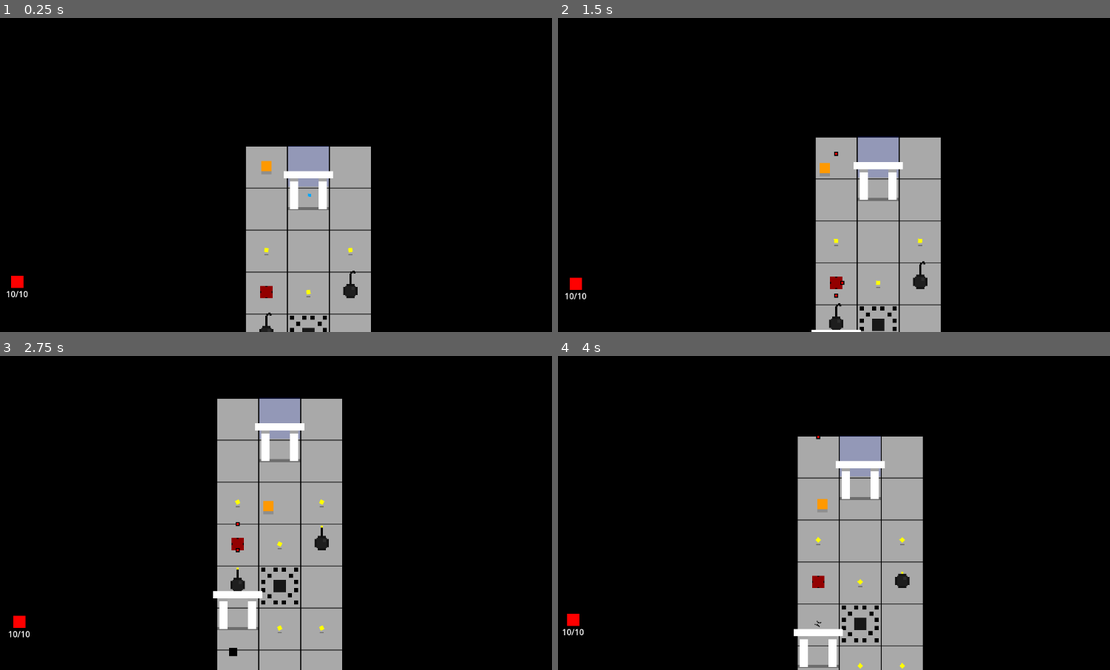
Above: before the commit, frames 1-4 (two rows, left to right).
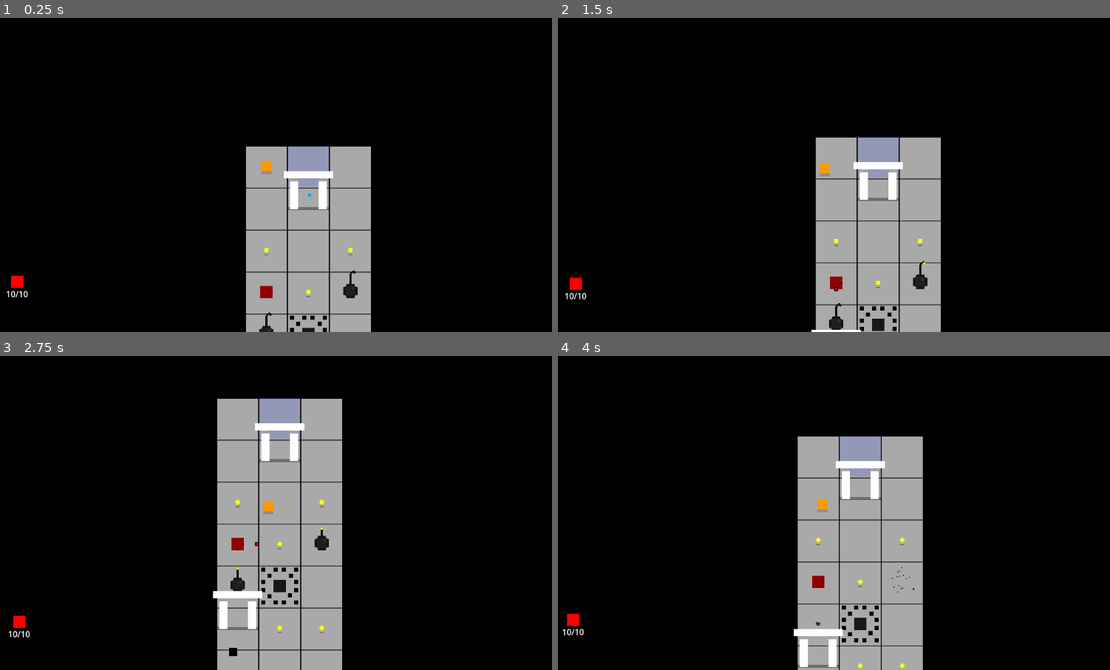
Above: after the commit, the same moments.

Repository: Textbookautist/thisthatandthose
Game: Godot game, scene res://scenes/main.tscn
The game is run twice, just before and just after one commit, with the same random seed, the same clock (stepped at 60 frames per second) and the same inputs. The project has no main scene, so this scene is started directly.
Inputs:
- Up to frame 1 (0.25 s): no input
- Up to frame 2 (1.5 s): tap Enter at 0.5 s; hold Right (ui_right) 0.53-1.28 s; hold A (a) 0.53-1.28 s; tap D (d) at 0.8, 1.35 s; tap Space (space) at 1.25 s; hold Down (ui_down) from 1.28 s (still down)
- Up to frame 3 (2.75 s): tap S (s) at 1.55 s; release Down (ui_down) at 2.03 s; hold Right (ui_right) from 2.03 s (still down); hold S (s) from 2.03 s (still down); tap W (w) at 2.3 s
- Up to frame 4 (4 s): release Right (ui_right) at 2.78 s; release S (s) at 2.78 s; hold Up (ui_up) 2.78-3.53 s; tap W (w) at 2.85 s; tap A (a) at 3.05 s; hold Left (ui_left) from 3.53 s (still down); hold A (a) from 3.53 s (still down); tap D (d) at 3.8 s

The runs differ from the first frame. In frame 1, less than 0.1% of the frame differs, in the area x 47-49%, y 85-88%; in frame 2, less than 0.1%; in frame 3, less than 0.1%; in frame 4, 0.1%, in the area x 46-65%, y 25-87%.

Commit message:
Feature: Added a spinnery thing and made it so it can be disabled via damage

Diff:
--- /dev/null
+++ b/scenes/spinner.tscn
@@ -0,0 +1,77 @@
+[gd_scene load_steps=5 format=3 uid="uid://baqivl7ewnyrp"]
+
+[ext_resource type="Script" uid="uid://dn3bn2bimcr5e" path="res://scripts/spinner.gd" id="1_i3bsr"]
+
+[sub_resource type="RectangleShape2D" id="RectangleShape2D_jkf07"]
+size = Vector2(30, 30)
+
+[sub_resource type="CircleShape2D" id="CircleShape2D_i3bsr"]
+radius = 2.0
+
+[sub_resource type="RectangleShape2D" id="RectangleShape2D_78gc6"]
+size = Vector2(28, 4)
+
+[node name="spinner" type="StaticBody2D"]
+z_index = 2
+z_as_relative = false
+script = ExtResource("1_i3bsr")
+
+[node name="ColorRect" type="ColorRect" parent="."]
+offset_left = -12.0
+offset_top = -12.0
+offset_right = 12.0
+offset_bottom = 12.0
+color = Color(0.16924527, 0.1692453, 0.16924527, 1)
+
+[node name="ColorRect" type="ColorRect" parent="ColorRect"]
+layout_mode = 0
+offset_left = 4.0
+offset_top = 4.0
+offset_right = 20.0
+offset_bottom = 20.0
+color = Color(0.26293245, 0.26293245, 0.26293245, 1)
+
+[node name="CollisionShape2D" type="CollisionShape2D" parent="."]
+shape = SubResource("RectangleShape2D_jkf07")
+
+[node name="spinner" type="Node2D" parent="."]
+
+[node name="spinner1" type="Node2D" parent="spinner"]
+
+[node name="leftSpinner" type="ColorRect" parent="spinner/spinner1"]
+offset_top = -2.0
+offset_right = 30.0
+offset_bottom = 2.0
+color = Color(0.29586652, 0.2958665, 0.2958665, 1)
+
+[node name="ColorRect" type="ColorRect" parent="spinner/spinner1/leftSpinner"]
+z_index = -1
+layout_mode = 0
+offset_left = 28.0
+offset_top = -3.0
+offset_right = 40.0
+offset_bottom = 1.0
+color = Color(0.14044744, 0.14044744, 0.14044744, 1)
+
+[node name="ColorRect" type="ColorRect" parent="spinner/spinner1/leftSpinner/ColorRect"]
+z_index = -1
+layout_mode = 0
+offset_left = -13.0
+offset_right = -1.0
+offset_bottom = 4.0
+color = Color(0.14044744, 0.14044744, 0.14044744, 1)
+
+[node name="RigidBody2D" type="RigidBody2D" parent="spinner/spinner1"]
+position = Vector2(46, 0)
+
+[node name="CollisionShape2D" type="CollisionShape2D" parent="spinner/spinner1/RigidBody2D"]
+position = Vector2(-19, 0)
+shape = SubResource("CircleShape2D_i3bsr")
+
+[node name="damager" type="Area2D" parent="spinner/spinner1"]
+
+[node name="CollisionShape2D" type="CollisionShape2D" parent="spinner/spinner1/damager"]
+position = Vector2(21, -2)
+shape = SubResource("RectangleShape2D_78gc6")
+
+[connection signal="body_entered" from="spinner/spinner1/damager" to="." method="_on_damager_body_entered"]
--- a/scripts/bomb.gd
+++ b/scripts/bomb.gd
@@ -34,6 +34,10 @@
 		if t.is_in_group("bomb"):
 			if t.phase == 0:
 				t.trigger()
+		if t.is_in_group("hazard"):
+			if "active" in t:
+				if t.active:
+					t.toggle()
 	queue_free()
 
 func _on_boomtimer_timeout():
--- a/scripts/cannon.gd
+++ b/scripts/cannon.gd
@@ -12,10 +12,15 @@
 	add_to_group("cannon")
 	add_to_group("obstacle")
 
-	var sides = [sUp, sRight, sLeft, sDown]
-	for s in sides:
-		if randi_range(1,3) > 1:
-			s = false
+	if randi_range(1,3) == 1:
+		sUp = false
+	if randi_range(1,3) == 1:
+		sRight = false
+	if randi_range(1,3) == 1:
+		sDown = false
+	if randi_range(1,3) == 1:
+		sLeft = false
+
 
 	if sUp == false:
 		$up.queue_free()
--- /dev/null
+++ b/scripts/spinner.gd
@@ -0,0 +1,34 @@
+extends StaticBody2D
+
+var blades = []
+
+var active = true
+
+func toggle():
+	active = !active
+
+func _ready() -> void:
+	add_to_group("obstacle")
+	add_to_group("trap")
+	add_to_group("hazard")
+	for i in range(3):
+		if randi_range(1,3):
+			var clone = $spinner/spinner1.duplicate()
+			clone.rotation += 90*i
+			$spinner.add_child(clone)
+	for blade in $spinner.get_children():
+		blades.append(blade)
+
+func _process(_delta: float) -> void:
+	if active != true:
+		return
+	for b in blades:
+		b.rotation_degrees -= 15
+
+
+
+func _on_damager_body_entered(body: Node2D) -> void:
+	if active != true:
+		return
+	if body.is_in_group("player") or body.is_in_group("alive"):
+		body.take_damage(1)
--- a/scripts/terrain_piece.gd
+++ b/scripts/terrain_piece.gd
@@ -80,6 +80,9 @@
 		elif randi_range(1,10) == 10:
 			var shield = (load("res://scenes/shield_tile.tscn")).instantiate()
 			$center.add_child(shield)
+		elif randi_range(1,10) == 10:
+			var spinner = (load("res://scenes/spinner.tscn")).instantiate()
+			$center.add_child(spinner)
 
 
 func buildH(h):
Not shown, added: scripts/spinner.gd.uid
